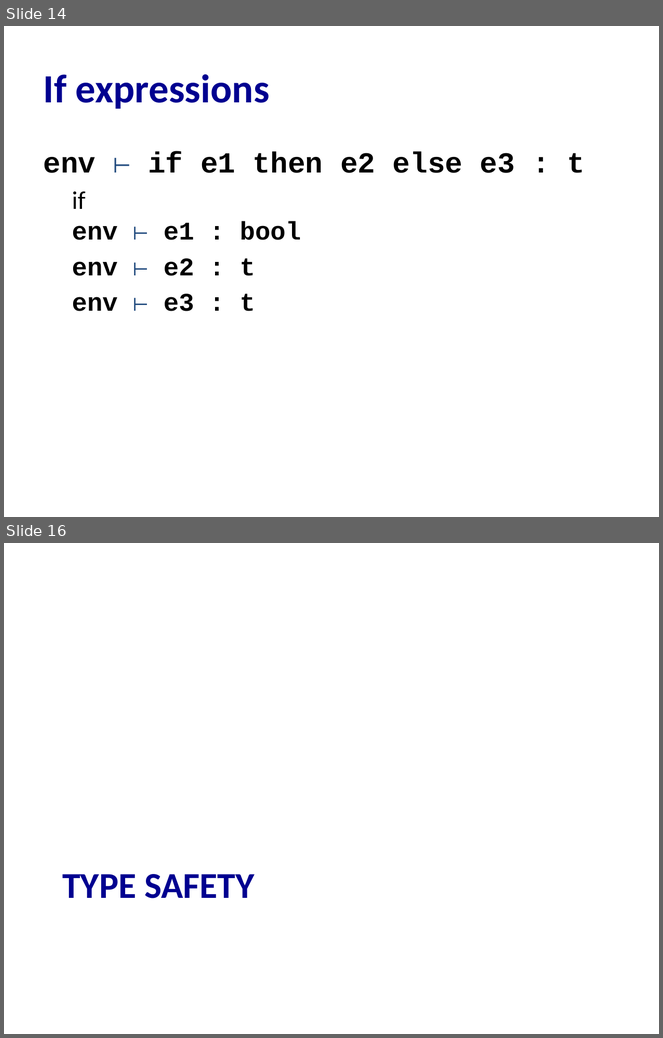
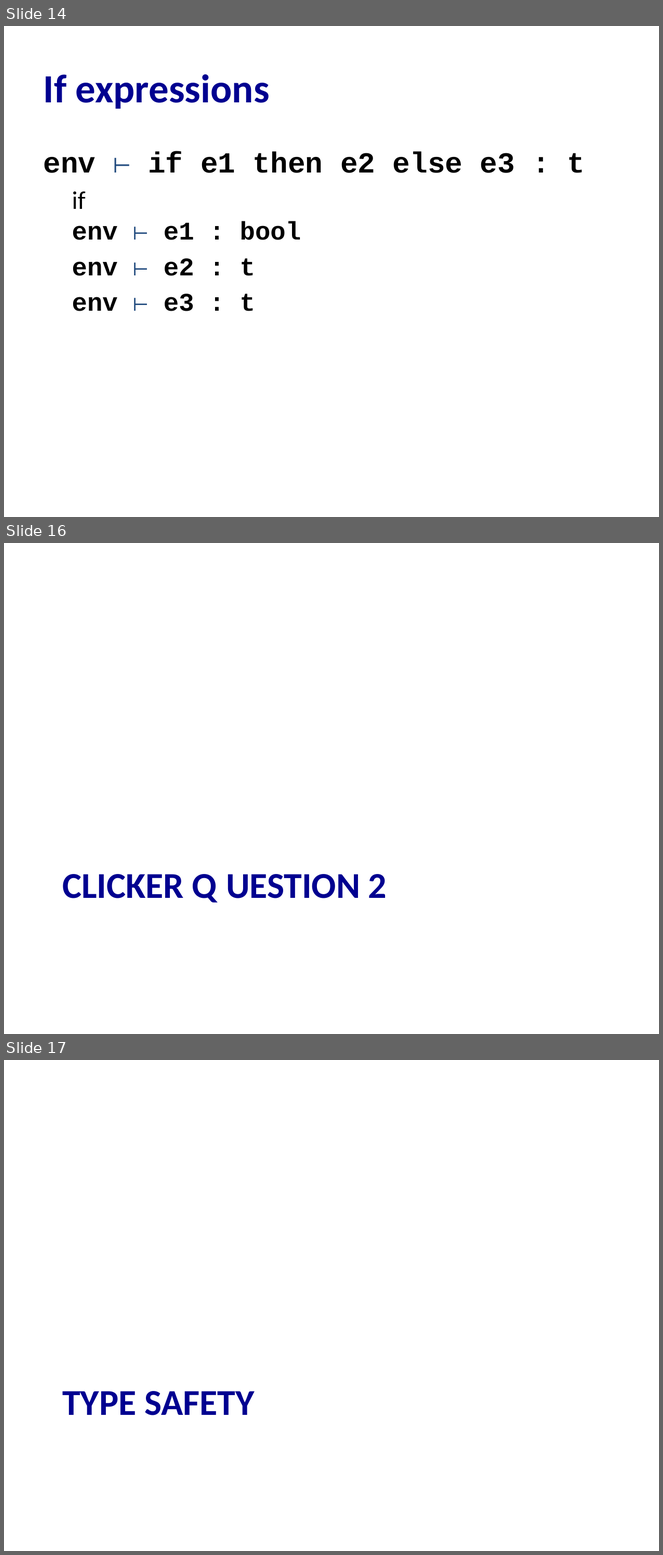
Before and after one commit to cs3110/materials-2019fa, a slide deck: 19-type-systems/lec.pptx. Shown one above the other, each under a label of ours: slides 14 and 16 before the commit, slides 14, 16 and 17 after it; the slides between them are not shown. The pictures are 663x1038 and 663x1555 pixels, drawn with LibreOffice and Linux fonts; fonts in the diff are those of the drawing. Boxes give left, top, right and bottom in pixels: in the first picture for what was removed or moved away, otherwise in the second. Text is boxed around its words. In the diff, an @@ line names an element or a change of style, - is before the commit and + after.

```diff
--- a/19-type-systems/lec.pptx
+++ b/19-type-systems/lec.pptx
@@ slide 16 added at (4, 543, 659, 1034), background #FFFFFF @@
@@ title added at (62, 874, 387, 903), 40 pt, text #000090, bold @@
+CLICKER Q UESTION 2
@@ what was slide 16 is now slide 17 @@
```
Also in this commit, not shown: 5 slides changed, 1 other file.
